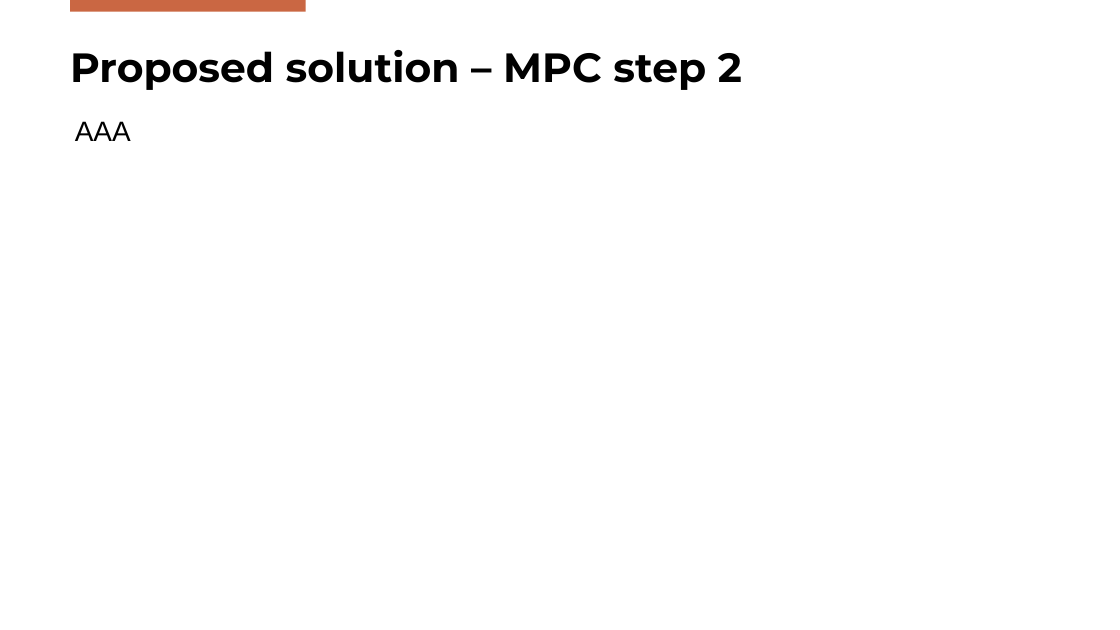
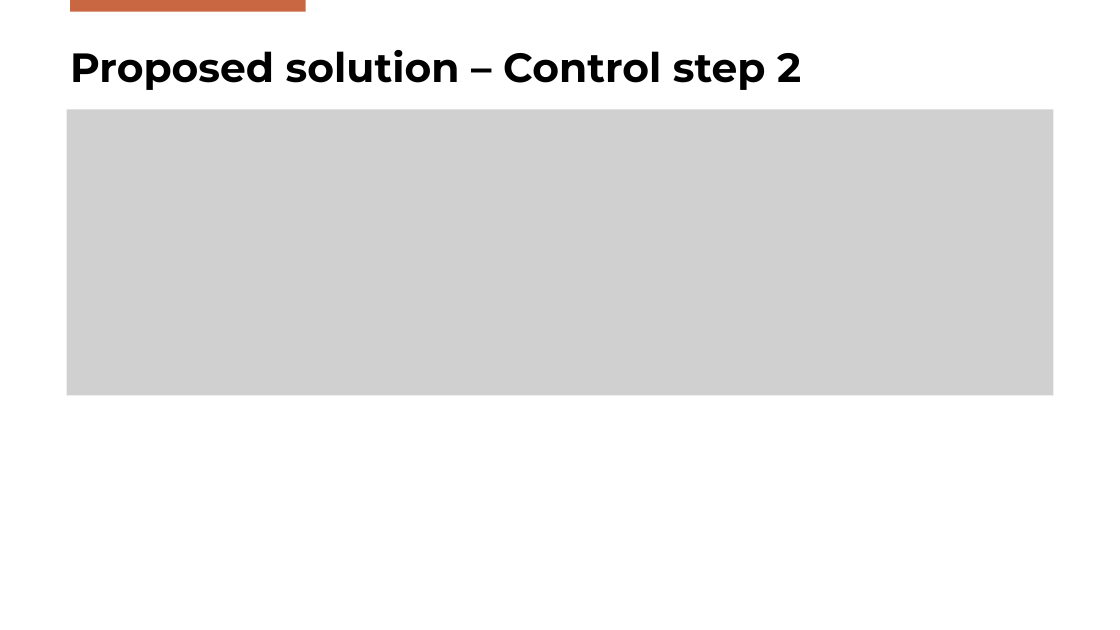
Before and after one commit to Gabriele-Mazzoleni/Progetto_ALES_aa_2025_2026, a slide deck: slide 12 of SPC_Presentation.pptx (slide 11 before the commit). Drawn at 1120x630 pixels with LibreOffice and Linux fonts; fonts in the diff are those of the drawing; grey boxes stand for pictures; background and template pictures are left out. Boxes give left, top, right and bottom in pixels: in the first picture for what was removed or moved away, otherwise in the second. Text is boxed around its words. In the diff, an @@ line names an element or a change of style, - is before the commit and + after.

Commit message:
Completed "proposed solution" part of presentation

```diff
--- a/SPC_Presentation.pptx
+++ b/SPC_Presentation.pptx
@@ title at (70,50,801,90): text changed @@
-Proposed solution – MPC step 2
+Proposed solution – Control step 2
@@ picture added at (66,109,1054,396) @@
@@ text removed at (75,121,131,141) @@
-AAA
```
Also in this commit, not shown: 2 other slides changed, 1 slide added, 1 slide removed, 1 other file.
